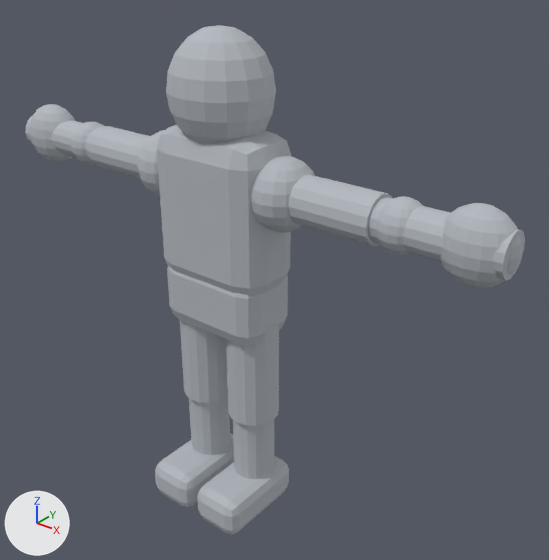
Before and after pictures for a commit that changed the glTF model dummy_gray.glb.
Rendered twice from a 50 mm lens placed at (2.0, -2.17, 2.4), pointed at (0.17, 0.11, 0.98). The axes (+X, +Y, +Z) are drawn at lower left. The lights are the same throughout. The first picture is the older version. Vertices at exactly the same position are counted once.

Objects in the first picture: 'ElbowJoint_L', 'ElbowJoint_R', 'Foot_L', 'Foot_R', 'Forearm_L', 'Forearm_R', 'Head', 'Palm_L', 'Palm_R', 'Pelvis', 'ShoulderJoint_R', 'Thigh_L', 'Thigh_R', 'Torso', 'UpperArm_L', 'UpperArm_R' and 3 more.
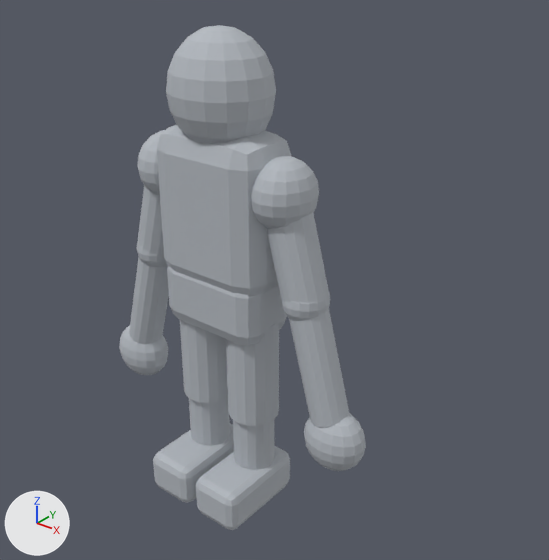
What differs and where, as boxes [x1, y1, x2, y2] in the pictures (549 x 560 px):
'UpperArm_R', moved, turned: before [289, 175, 392, 246]; after [266, 213, 329, 305]
'Palm_R', moved: before [440, 203, 522, 288]; after [304, 413, 366, 471]
'Forearm_R', moved, turned: before [368, 197, 525, 281]; after [289, 310, 349, 427]
'Foot_R', reshaped (8% taller): before [197, 456, 289, 534]; after [196, 446, 290, 530]
'Foot_L', reshaped (8% taller): before [155, 433, 234, 507]; after [153, 423, 234, 503]
'UpperArm_L', moved, turned: before [88, 126, 150, 179]; after [138, 185, 164, 258]
'Forearm_L', moved, turned: before [25, 115, 98, 159]; after [129, 257, 169, 344]
'Palm_L', moved: before [29, 104, 75, 162]; after [119, 325, 168, 375]
'ElbowJoint_R', moved: before [377, 196, 423, 255]; after [282, 292, 330, 321]
'ElbowJoint_L', moved: before [71, 122, 104, 165]; after [136, 241, 167, 267]

Edits to the bpy script that builds the scene:
```text
Change me_cube_002:
    remove me_cube_002.from_pydata(...)  # 56 vertices, 108 faces; spans x -0.26..-0.02, y -0.295..0.145, z -0.135..0.045
    add me_cube_002.from_pydata(...)  # 56 vertices, 108 faces; spans x -0.26..-0.02, y -0.295..0.145, z -0.1..0.1
    me_cube_002 part 1: 56 of 56 vertices moved; they spanned x -0.26..-0.02, y -0.295..0.145, z -0.135..0.045 and now span x -0.26..-0.02, y -0.295..0.145, z -0.1..0.1; mean shift (0.0, 0.0, 0.045)
Change me_cylinder_003:
    remove me_cylinder_003.from_pydata(...)  # 32 vertices, 60 faces; spans x -0.735..-0.305, y -0.095..0.095, z 1.335..1.525
    add me_cylinder_003.from_pydata(...)  # 32 vertices, 60 faces; spans x -0.513..-0.218, y -0.095..0.095, z 0.99..1.455
    me_cylinder_003 part 2: the whole mesh is turned 105 degrees about the y axis through its middle, then moved by (0.154, 0.0, -0.208)
Change me_sphere_002:
    remove me_sphere_002.from_pydata(...)  # 146 vertices, 288 faces; spans x -0.915..-0.725, y -0.1..0.1, z 1.33..1.53
    add me_sphere_002.from_pydata(...)  # 146 vertices, 288 faces; spans x -0.516..-0.326, y -0.1..0.1, z 0.915..1.115
    me_sphere_002 part 3: the whole mesh is moved by (0.399, 0.0, -0.415)
Change me_cylinder_004:
    remove me_cylinder_004.from_pydata(...)  # 32 vertices, 60 faces; spans x -1.22..-0.7, y -0.082..0.082, z 1.348..1.512
    add me_cylinder_004.from_pydata(...)  # 32 vertices, 60 faces; spans x -0.635..-0.342, y -0.082..0.082, z 0.491..1.036
    me_cylinder_004 part 4: the whole mesh is turned 105 degrees about the y axis through its middle, then moved by (0.471, 0.0, -0.666)
Change me_sphere_004:
    remove me_sphere_004.from_pydata(...)  # 146 vertices, 288 faces; spans x -1.24..-0.96, y -0.105..0.105, z 1.29..1.57
    add me_sphere_004.from_pydata(...)  # 146 vertices, 288 faces; spans x -0.722..-0.442, y -0.105..0.105, z 0.276..0.556
    me_sphere_004 part 5: the whole mesh is moved by (0.518, 0.0, -1.014)
Change me_cube_003:
    remove me_cube_003.from_pydata(...)  # 56 vertices, 108 faces; spans x 0.02..0.26, y -0.295..0.145, z -0.135..0.045
    add me_cube_003.from_pydata(...)  # 56 vertices, 108 faces; spans x 0.02..0.26, y -0.295..0.145, z -0.1..0.1
    me_cube_003 part 6: 56 of 56 vertices moved; they spanned x 0.02..0.26, y -0.295..0.145, z -0.135..0.045 and now span x 0.02..0.26, y -0.295..0.145, z -0.1..0.1; mean shift (0.0, 0.0, 0.045)
Change me_cylinder_007:
    remove me_cylinder_007.from_pydata(...)  # 32 vertices, 60 faces; spans x 0.305..0.735, y -0.095..0.095, z 1.335..1.525
    add me_cylinder_007.from_pydata(...)  # 32 vertices, 60 faces; spans x 0.218..0.513, y -0.095..0.095, z 0.99..1.455
    me_cylinder_007 part 7: the whole mesh is turned 75 degrees about the y axis through its middle, then moved by (-0.154, 0.0, -0.208)
Change me_sphere_006:
    remove me_sphere_006.from_pydata(...)  # 146 vertices, 288 faces; spans x 0.725..0.915, y -0.1..0.1, z 1.33..1.53
    add me_sphere_006.from_pydata(...)  # 146 vertices, 288 faces; spans x 0.326..0.516, y -0.1..0.1, z 0.915..1.115
    me_sphere_006 part 8: the whole mesh is moved by (-0.399, 0.0, -0.415)
Change me_cylinder_008:
    remove me_cylinder_008.from_pydata(...)  # 32 vertices, 60 faces; spans x 0.7..1.22, y -0.082..0.082, z 1.348..1.512
    add me_cylinder_008.from_pydata(...)  # 32 vertices, 60 faces; spans x 0.342..0.635, y -0.082..0.082, z 0.491..1.036
    me_cylinder_008 part 9: the whole mesh is turned 75 degrees about the y axis through its middle, then moved by (-0.471, 0.0, -0.666)
Change me_sphere_008:
    remove me_sphere_008.from_pydata(...)  # 146 vertices, 288 faces; spans x 0.96..1.24, y -0.105..0.105, z 1.29..1.57
    add me_sphere_008.from_pydata(...)  # 146 vertices, 288 faces; spans x 0.442..0.722, y -0.105..0.105, z 0.276..0.556
    me_sphere_008 part 10: the whole mesh is moved by (-0.518, 0.0, -1.014)
```
